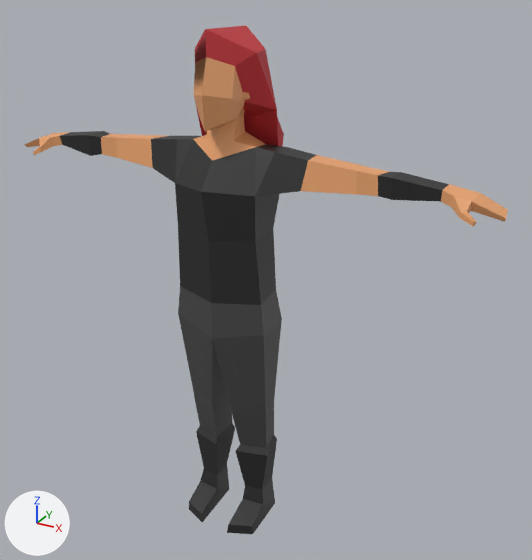
An edit to the FBX model God of Hunger/Assets/Animated/Great Sword Pack/woman-metalhead_Rig.fbx, drawn before and after from the same camera.
Both versions are drawn from a camera (50 mm lens) standing at (1.268, -2.041, 2.051) and looking at (0.085, 0.11, 0.975). Lighting does not change. The marker at lower left points along +X, +Y and +Z. Where no turn or scale is listed for an object, it has been applied to the vertices.

The scene before the commit, as lines of its bpy script (objects in view):
```python
me_woman_metalhead_rig = bpy.data.meshes.new('woman-metalhead_Rig')
me_woman_metalhead_rig.from_pydata(...)  # 235 vertices, 231 faces; spans x -0.91..0.91, y -0.16..0.24, z 0.0..1.85
# faces by material slot: [95, 28, 84, 24]
me_woman_metalhead_rig.materials.append(mat_6_skin_lightest)  # orange #eea770
me_woman_metalhead_rig.materials.append(mat_17_grey_darkest)  # dark grey #484848
me_woman_metalhead_rig.materials.append(mat_57_black)  # black #292929
me_woman_metalhead_rig.materials.append(mat_26_red_dark)  # red #ca3038
ob_woman_metalhead_rig = bpy.data.objects.new('woman-metalhead_Rig', me_woman_metalhead_rig)
ob_woman_metalhead_rig.location = (0.0, 0.0, 0.0)
```
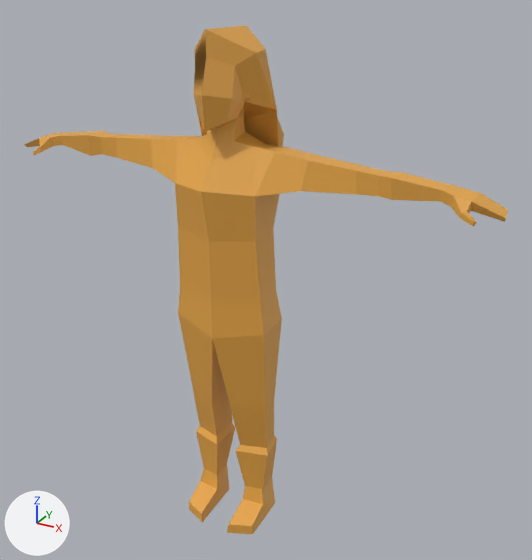
Diff of the bpy script that builds the scene:
```diff
--- a/God of Hunger/Assets/Animated/Great Sword Pack/woman-metalhead_Rig.fbx.py
+++ b/God of Hunger/Assets/Animated/Great Sword Pack/woman-metalhead_Rig.fbx.py
@@ mat_lowpoly_colors @@
+mat_lowpoly_colors = principled_material('LOWPOLY-COLORS')
+mat_lowpoly_colors.base_color = (0.8, 0.388, 0.0631)  # orange #e7a747
@@ me_woman_metalhead_rig @@
 me_woman_metalhead_rig.from_pydata(...)  # 235 vertices, 231 faces; spans x -0.91..0.91, y -0.16..0.24, z 0.0..1.85
 # used by ob_woman_metalhead_rig; location = (0.0, 0.0, 0.0)
+# me_woman_metalhead_rig part 1: all 95 faces that had it switch from mat_6_skin_lightest (orange #eea770) to mat_lowpoly_colors (orange #e7a747)
+# me_woman_metalhead_rig part 2: all 28 faces that had it switch from mat_17_grey_darkest (dark grey #484848) to mat_lowpoly_colors (orange #e7a747)
+# me_woman_metalhead_rig part 3: all 84 faces that had it switch from mat_57_black (black #292929) to mat_lowpoly_colors (orange #e7a747)
+# me_woman_metalhead_rig part 4: all 24 faces that had it switch from mat_26_red_dark (red #ca3038) to mat_lowpoly_colors (orange #e7a747)
```

What differs and where, as boxes (x1, y1, x2, y2) in the pictures (532 x 560 px):
part 1 of me_woman_metalhead_rig, recoloured: (24, 57, 508, 226) in both
part 2 of me_woman_metalhead_rig, recoloured: (178, 286, 282, 448) in both
part 3 of me_woman_metalhead_rig, recoloured (black to orange): (60, 131, 449, 534) in both
part 4 of me_woman_metalhead_rig, recoloured: (195, 26, 284, 146) in both
